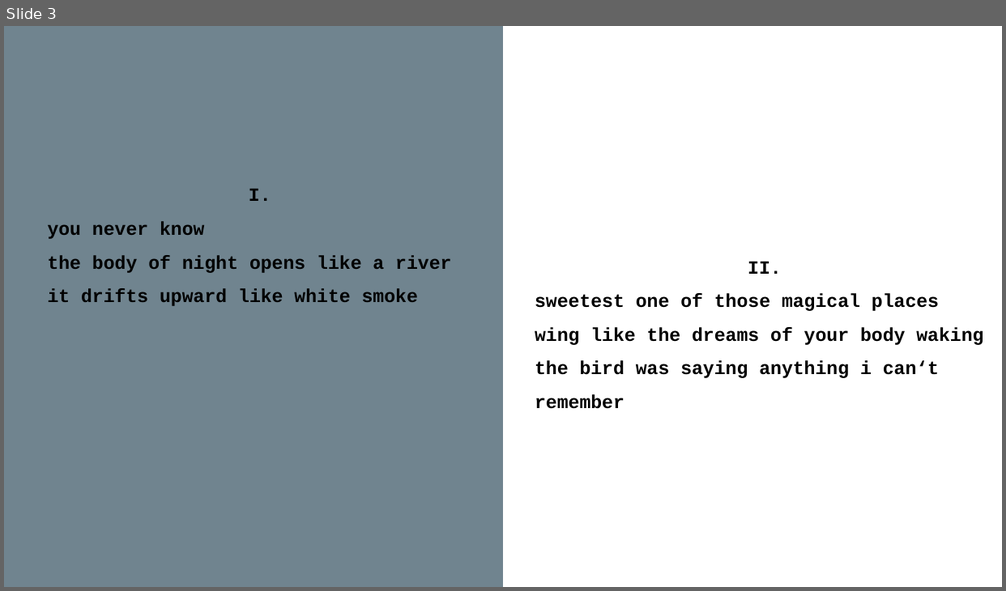
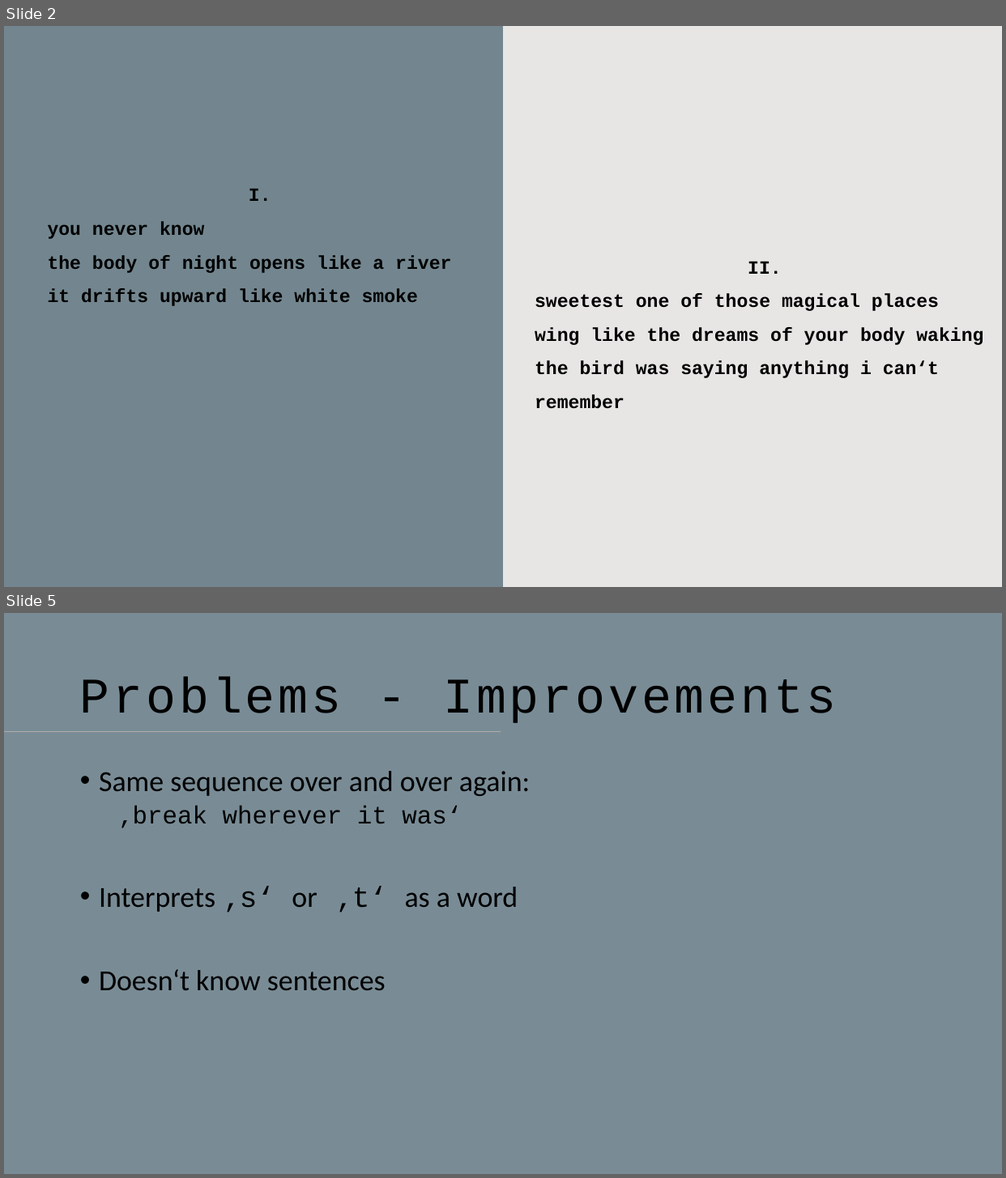
Before and after one commit to RebeccaSaalfeld/final_project, a slide deck: final_project.pptx. Shown one above the other, each under a label of ours: slide 3 before the commit, slides 2 and 5 after it; the slides between them are not shown. The pictures are 1006x591 and 1006x1178 pixels, drawn with LibreOffice and Linux fonts; fonts in the diff are those of the drawing. Boxes give left, top, right and bottom in pixels: in the first picture for what was removed or moved away, otherwise in the second. Text is boxed around its words. In the diff, an @@ line names an element or a change of style, - is before the commit and + after.

```diff
--- a/final_project.pptx
+++ b/final_project.pptx
@@ slide 5 added at (x1=4, y1=613, x2=1002, y2=1174), background #4D6673 at 75% opacity @@
@@ title added at (x1=80, y1=678, x2=836, y2=723), 48 pt, text #000000 @@
+Problems - Improvements
@@ line added from (4, 731) to (501, 731), #B0ADAA 1.25 pt @@
@@ text added at (x1=99, y1=771, x2=530, y2=990), 28 pt, text #000000 @@
+• Same sequence over and over again:
+  ‚break wherever it was‘
+• Interprets ‚s‘ or ‚t‘ as a word
+• Doesn‘t know sentences
@@ what was slide 3 is now slide 2 @@
@@ slide 2 changed as well @@
@@ background #FFFFFF to #E7E6E5 @@
@@ rectangle at (x1=4, y1=26, x2=503, y2=587): fill #4D6673 at 80% opacity to #4D6673 at 75% opacity @@
```
Also in this commit, not shown: 2 other slides changed, 3 other slides added, 2 slides removed, 16 other files.
